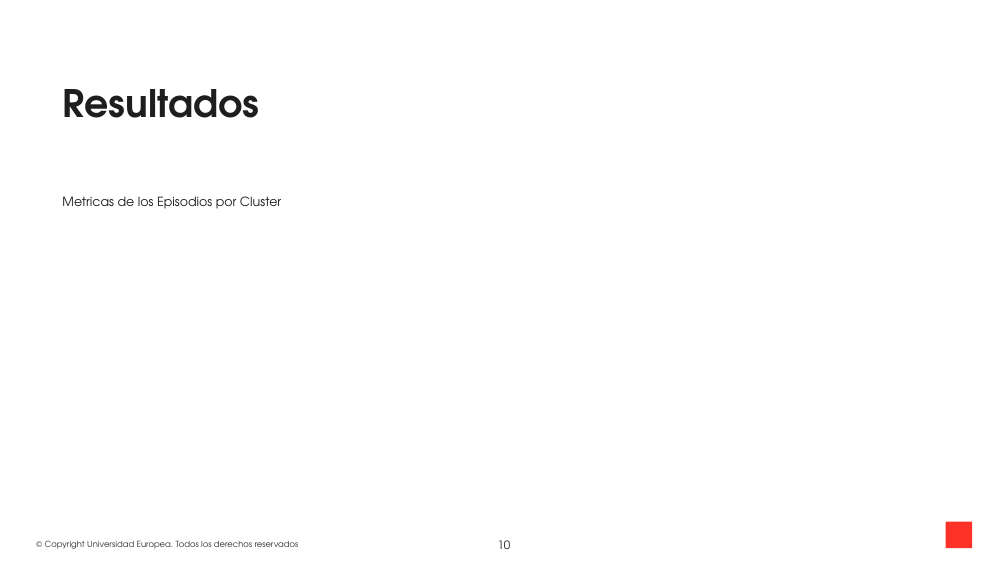
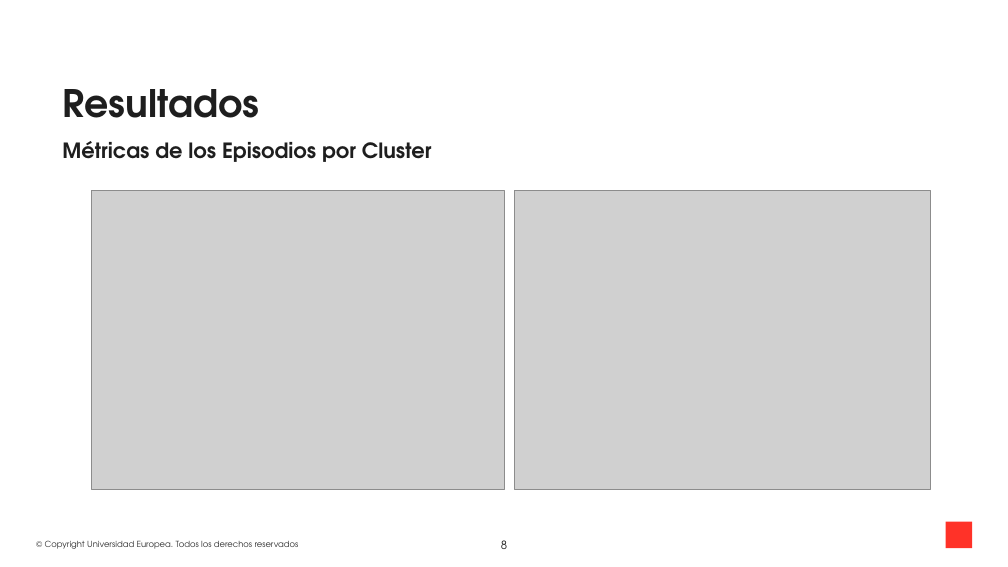
Before and after one commit to gerardmarturia/Sintetic-data-GMN, a slide deck: slide 8 of Presentacion/Presentacion TFM GMN.pptx (slide 10 before the commit). Drawn at 1008x567 pixels with LibreOffice and Linux fonts; fonts in the diff are those of the drawing; grey boxes stand for pictures; background and template pictures are left out. Boxes give left, top, right and bottom in pixels: in the first picture for what was removed or moved away, otherwise in the second. Text is boxed around its words. In the diff, an @@ line names an element or a change of style, - is before the commit and + after.

Commit message:
presentation

```diff
--- a/Presentacion/Presentacion TFM GMN.pptx
+++ b/Presentacion/Presentacion TFM GMN.pptx
@@ text at [62, 141, 432, 162]: text changed; size 14.4 to 24 pt; bold on @@
-Metricas de los Episodios por Cluster
+Métricas de los Episodios por Cluster
@@ picture added at [91, 190, 504, 489] @@
@@ picture added at [515, 190, 931, 489] @@
@@ page number at [501, 540, 507, 549]: text changed @@
-10
+8
```
Also in this commit, not shown: 9 other slides changed, 8 slides added, 4 slides removed.
